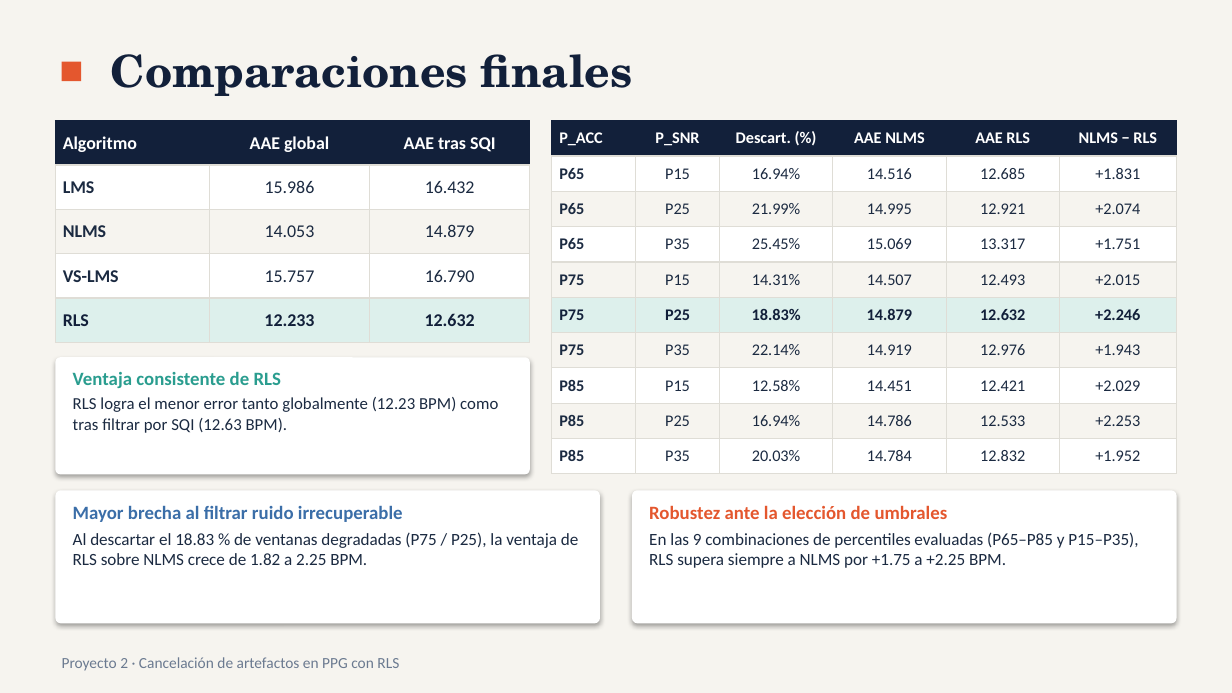
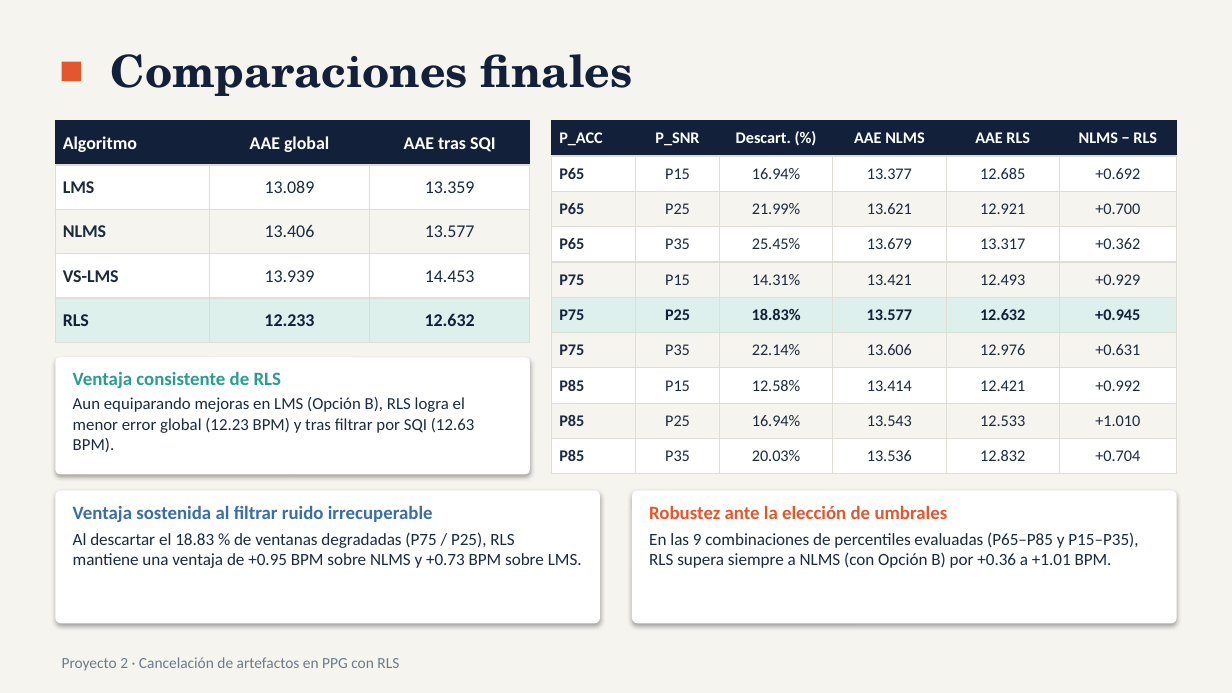
Before and after one commit to ItoRalde/ITBA_PAdSA_Proyecto_2, a slide deck: slide 18 of Presentacion_Proyecto_2_RLS.pptx. Drawn at 1232x693 pixels with LibreOffice and Linux fonts; fonts in the diff are those of the drawing. Boxes give left, top, right and bottom in pixels: in the first picture for what was removed or moved away, otherwise in the second. Text is boxed around its words. In the diff, an @@ line names an element or a change of style, - is before the commit and + after.

```diff
--- a/Presentacion_Proyecto_2_RLS.pptx
+++ b/Presentacion_Proyecto_2_RLS.pptx
@@ table at <box>55,121,530,525</box> @@
-row 2, column 2: 15.986
+row 2, column 2: 13.089
-row 2, column 3: 16.432
+row 2, column 3: 13.359
-row 3, column 2: 14.053
+row 3, column 2: 13.406
-row 3, column 3: 14.879
+row 3, column 3: 13.577
-row 4, column 2: 15.757
+row 4, column 2: 13.939
-row 4, column 3: 16.790
+row 4, column 3: 14.453
@@ table at <box>552,121,1177,525</box> @@
-row 2, column 4: 14.516
+row 2, column 4: 13.377
-row 2, column 6: +1.831
+row 2, column 6: +0.692
-row 3, column 4: 14.995
+row 3, column 4: 13.621
-row 3, column 6: +2.074
+row 3, column 6: +0.700
-row 4, column 4: 15.069
+row 4, column 4: 13.679
-row 4, column 6: +1.751
+row 4, column 6: +0.362
-row 5, column 4: 14.507
+row 5, column 4: 13.421
-row 5, column 6: +2.015
+row 5, column 6: +0.929
-row 6, column 4: 14.879
+row 6, column 4: 13.577
-row 6, column 6: +2.246
+row 6, column 6: +0.945
-row 7, column 4: 14.919
+row 7, column 4: 13.606
-row 7, column 6: +1.943
+row 7, column 6: +0.631
-row 8, column 4: 14.451
+row 8, column 4: 13.414
-row 8, column 6: +2.029
+row 8, column 6: +0.992
-row 9, column 4: 14.786
+row 9, column 4: 13.543
-row 9, column 6: +2.253
+row 9, column 6: +1.010
-row 10, column 4: 14.784
+row 10, column 4: 13.536
-row 10, column 6: +1.952
+row 10, column 6: +0.704
@@ text at <box>73,397,474,433</box>: text changed @@
-RLS logra el menor error tanto globalmente (12.23 BPM) como tras filtrar por SQI (12.63 BPM).
+Aun equiparando mejoras en LMS (Opción B), RLS logra el menor error global (12.23 BPM) y tras filtrar por SQI (12.63 BPM).
@@ text at <box>73,506,582,568</box>: text changed @@
-Mayor brecha al filtrar ruido irrecuperable
-Al descartar el 18.83 % de ventanas degradadas (P75 / P25), la ventaja de RLS sobre NLMS crece de 1.82 a 2.25 BPM.
+Ventaja sostenida al filtrar ruido irrecuperable
+Al descartar el 18.83 % de ventanas degradadas (P75 / P25), RLS mantiene una ventaja de +0.95 BPM sobre NLMS y +0.73 BPM sobre LMS.
@@ text at <box>649,532,1138,568</box>: text changed @@
-En las 9 combinaciones de percentiles evaluadas (P65–P85 y P15–P35), RLS supera siempre a NLMS por +1.75 a +2.25 BPM.
+En las 9 combinaciones de percentiles evaluadas (P65–P85 y P15–P35), RLS supera siempre a NLMS (con Opción B) por +0.36 a +1.01 BPM.
```
Also in this commit, not shown: 4 other slides changed, 14 other files.
